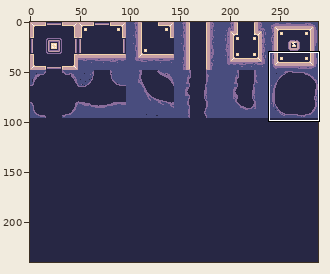
Two states of a pixel-art file, Assets/Sprites/ase/base.aseprite. The first picture is a wide view before the edit; the outline marks the close-up.
Close-up. Before the edit:
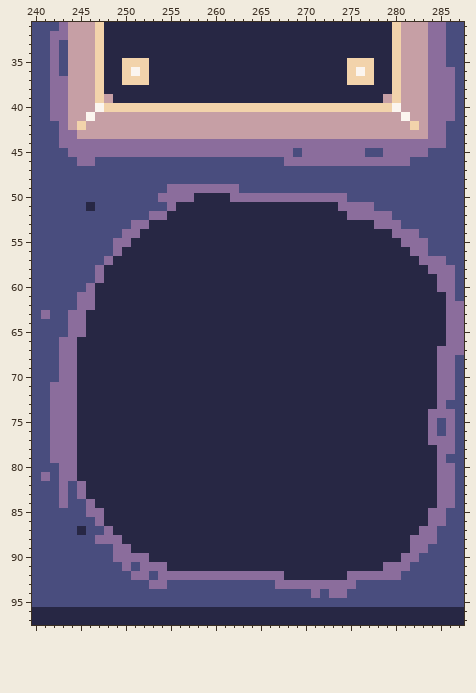
288x240 pixels, 1 frame. Shown: x 240..287, y 31..97. The commit also changed other parts of the picture, which this record leaves out.
New version:
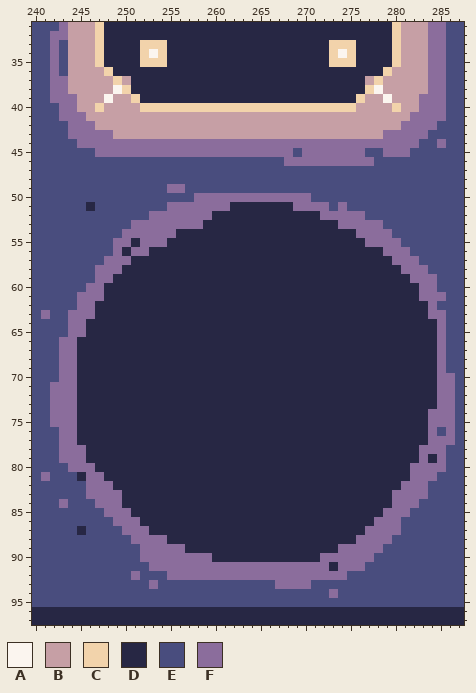
Palette (. is transparent): A #fbf5ef  B #c69fa5  C #f2d3ab  D #272744  E #494d7e  F #8b6d9c
What changed:
Changed rows in their new state; - is an unchanged pixel.
Layers "caves/0-room", "rooms/0-room":
first column x 242:
33 ----------CCC------------------CCC------------
34 ----------CAC------------------CAC------------
35 --------DD-CC------------------CC-DD----------
36 -----BC-DDD----------------------DDD-CB-----E-
37 -----BBCBDD----------------------DDBCBB-----E-
38 -----BBAC--------------------------CABB-----E-
39 --F--BABBC------------------------CBBAB--F--E-
40 E-F--CBBBB------------------------BBBBC--F--E-
41 E-FFB----------------------------------BFF--E-
42 -EFFF----------------------------------FFF-E--
43 -E-FFFF------------------------------FFFFFEE--
44 -EE--------------------------------------EE---
45 --EEE-----------------------------------EE----
46 ---EE-------------------------------EEEE------
49 ---------------EEEEEE-------------------------
50 ------------EEEEFFFF---------EEEE-------------
51 --------------FFFFFF-------FFFFE-EEE----------
52 -------------FFFFF------------FFF--EEE--------
53 -----------FFFFFF---------------FFFF-EE-------
54 ----------FFFF--------------------FFFFEEE-----
55 ----------FFF----------------------FFFFEEE----
56 ---------FF--------------------------FFFEE----
57 -------FF-----------------------------FFFEEE--
58 ------FF-------------------------------FFFEEE-
59 ------F---------------------------------FFFEE-
60 -----F-----------------------------------FFEE-
61 -----F-----------------------------------FFFE-
62 ------------------------------------------FEEE
63 ----F-------------------------------------FFEE
64 -------------------------------------------FEE
65 -------------------------------------------FEE
66 -------------------------------------------FEE
67 --------------------------------------------EE
68 --------------------------------------------E-
69 --------------------------------------------E-
first column x 242:
73 --------------------------------------------F
75 -------------------------------------------F-
76 E--------------------------------------------
77 E--------------------------------------------
78 E--F-------------------------------------FF-E
79 E--F-------------------------------------F---
80 -E-FF-----------------------------------FFF-E
81 -EE-FF----------------------------------FFFEE
82 -E-EFFF--------------------------------FFFEEE
83 -E-EFFFF------------------------------FFFFEEE
84 ----EFFF------------------------------FFFEEEE
85 ----EEFFF----------------------------FFFEEEE-
86 -----EEFFF--------------------------FFFEEEEE-
87 ------EEFFF------------------------FFFFEEEE--
88 -----EEEEFFFF---------------------FFFFEEEEE--
89 -------EEEFFFFF-----------------FFFFFEEEEE---
90 -------EEE-FFFFFFF------------FFFFFFEEEEE----
91 --------E-E--FFFFFFFFFFFFFFFFFF-FFFEEEEE-----
92 ----------E-E-------------FFFFFFFEEEEEE------
93 ------------E----------------EEEEE-----------
94 -----------------------------E--E------------
Where, in picture pixels (left, top, right, bottom), the same in both close-ups:
changed: (50, 40, 167, 166)
changed: (293, 40, 464, 373)
changed: (86, 184, 239, 319)
changed: (50, 400, 455, 598)
